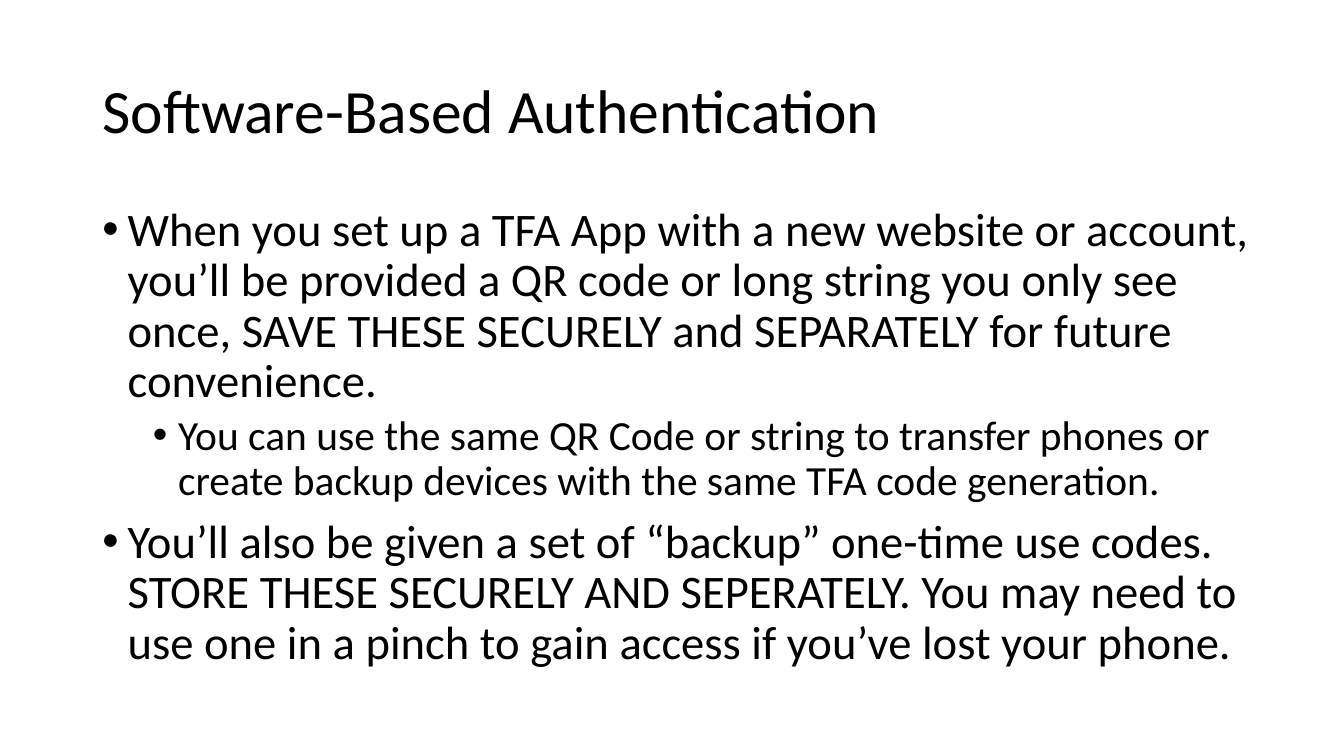
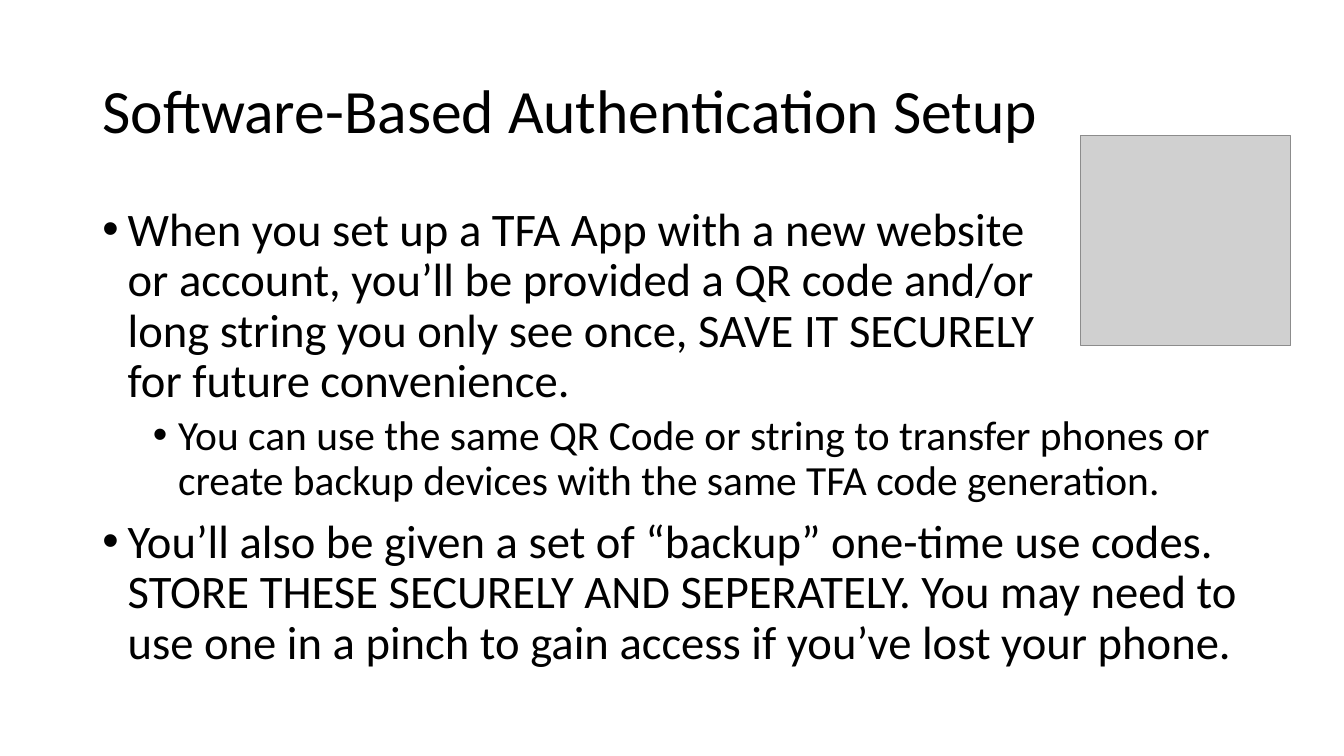
Before and after one commit to williamadba/Public-Presentations, a slide deck: slide 26 of Personal Practical Cybersecurity/Personal Practical Cybersecurity.pptx (slide 25 before the commit). Drawn at 1344x756 pixels with LibreOffice and Linux fonts; fonts in the diff are those of the drawing; grey boxes stand for pictures. Boxes give left, top, right and bottom in pixels: in the first picture for what was removed or moved away, otherwise in the second. Text is boxed around its words. In the diff, an @@ line names an element or a change of style, - is before the commit and + after.

```diff
--- a/Personal Practical Cybersecurity/Personal Practical Cybersecurity.pptx
+++ b/Personal Practical Cybersecurity/Personal Practical Cybersecurity.pptx
@@ title at (102,90,1037,143): text changed @@
-Software-Based Authentication
+Software-Based Authentication Setup
@@ picture added at (1081,136,1291,346) @@
@@ text at (128,213,1034,398): text changed @@
-• When you set up a TFA App with a new website or account, you’ll be provided a QR code or long string you only see once, SAVE THESE SECURELY and SEPARATELY for future convenience.
+• When you set up a TFA App with a new website
+  or account, you’ll be provided a QR code and/or
+  long string you only see once, SAVE IT SECURELY
+  for future convenience.
```
Also in this commit, not shown: 15 other slides changed, 1 slide added, 1 slide removed.
